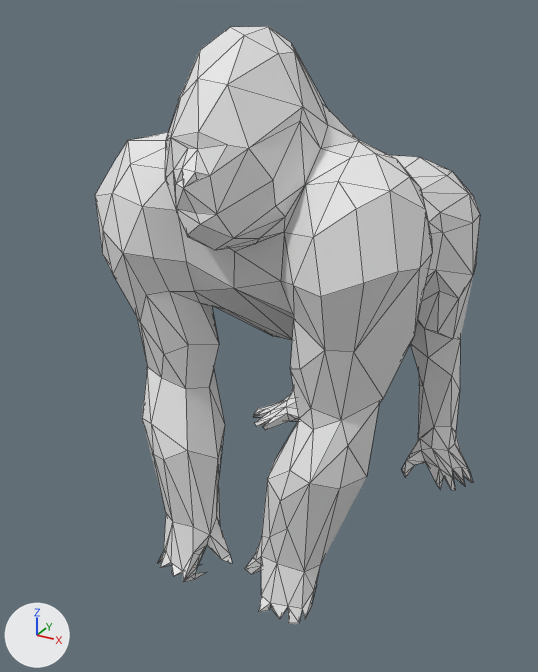
Two versions of the OBJ model final_project4/Assets/Mesh/Gorilla/Walk/Gorilla_000024.obj, one commit apart.
The view is the same before and after, from a camera (50 mm lens) standing at (1.31, -2.65, 2.29) and looking at (-0.12, -0.05, 1.0). The lights are fixed; the arrows at lower left show +X, +Y and +Z. Mesh edges are drawn as thin lines. Where no turn or scale is listed for an object, it has been applied to the vertices.

Names of what the first picture shows: '10664_Gorilla_v2'.
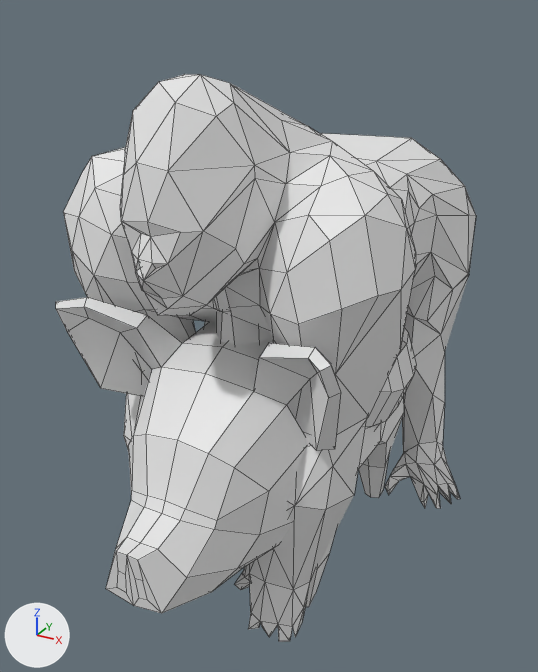
Diff of the bpy script that builds the scene:
```diff
--- a/final_project4/Assets/Mesh/Gorilla/Walk/Gorilla_000024.obj.py
+++ b/final_project4/Assets/Mesh/Gorilla/Walk/Gorilla_000024.obj.py
@@ me_10664_gorilla_v2 @@
 # used by ob_10664_gorilla_v2; location = (0.0, 0.0, 0.0)
-me_10664_gorilla_v2.from_pydata(...)  # 485 vertices, 886 faces; spans x -0.7..0.66, y -0.76..1.31, z -0.03..2.24
+me_10664_gorilla_v2.from_pydata(...)  # 485 vertices, 886 faces; spans x -0.7..0.65, y -0.99..1.2, z -0.01..2.12
+# me_10664_gorilla_v2 part 1: 485 of 485 vertices moved; they spanned x -0.7..0.66, y -0.76..1.31, z -0.03..2.24 and now span x -0.7..0.65, y -0.99..1.2, z -0.01..2.12; mean shift (0.0, -0.18, 0.0); largest move (-0.08, -0.38, 2.24) -> (-0.08, -0.79, 2.1)
@@ me_pig @@
+me_pig.from_pydata(...)  # 244 vertices, 251 faces; spans x -0.55..0.55, y -1.2..0.7, z -0.01..1.36
@@ me_chicken @@
+me_chicken.from_pydata(...)  # 378 vertices, 378 faces, 1 loose edge; spans x -0.48..0.47, y -0.75..0.82, z 0.0..1.69
@@ ob_pig @@
+ob_pig = bpy.data.objects.new('pig', me_pig)
+ob_pig.location = (0.0, 0.0, 0.0)
@@ ob_chicken @@
+ob_chicken = bpy.data.objects.new('Chicken', me_chicken)
+ob_chicken.location = (0.0, 0.0, 0.0)
```

Where the change shows, as pixel boxes [x1, y1, x2, y2] in the pictures (538 x 672 px):
'10664_Gorilla_v2', reshaped (7% wider)
    before: [95, 26, 480, 624]
    after: [63, 74, 476, 642]
'pig', added
    after: [56, 297, 404, 613]
'Chicken', added
    after: [204, 288, 416, 428]
